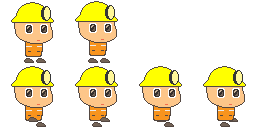
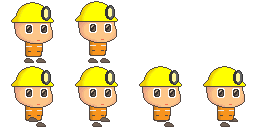
Before/after of a 256 x 128 layered artwork. What changed in the layer stack:
painted on "Layer 6" over [12, 3, 244, 120]
